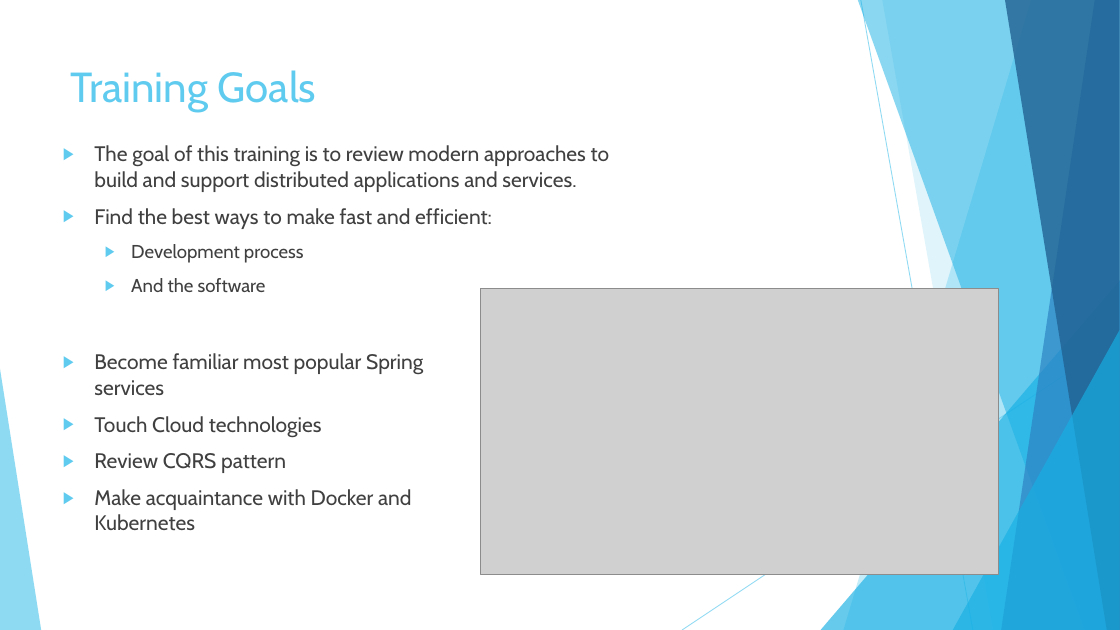
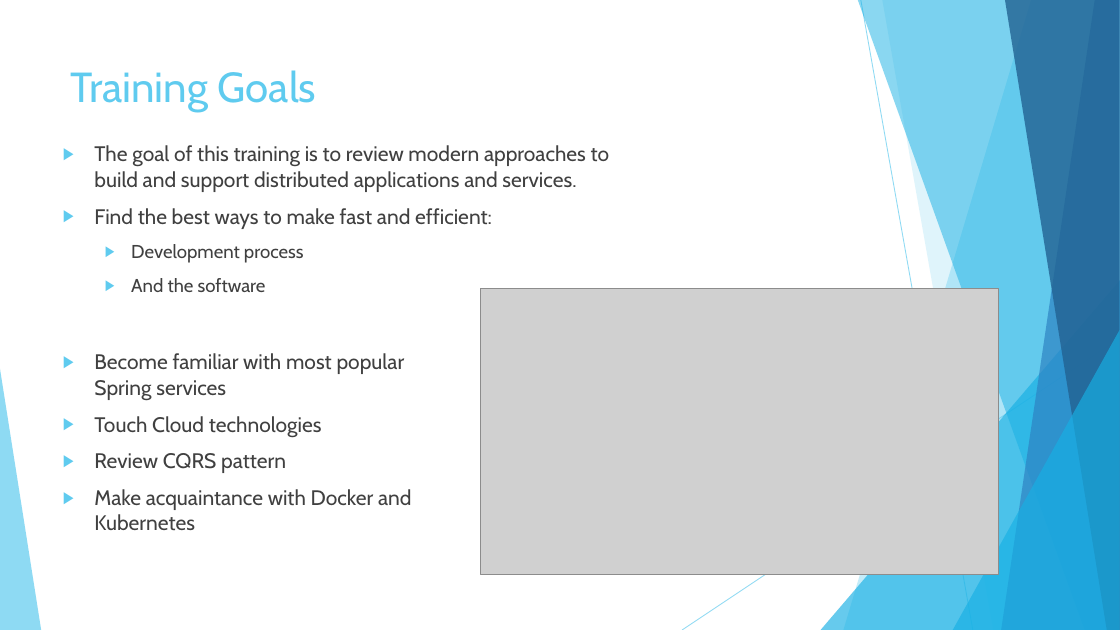
Before and after one commit to vlytsus/springboot-cloud-demo-one, a slide deck: slide 2 of docs/Introduction_To_Microservices_Part_1.pptx. Drawn at 1120x630 pixels with LibreOffice and Linux fonts; fonts in the diff are those of the drawing; grey boxes stand for pictures. Boxes give left, top, right and bottom in pixels: in the first picture for what was removed or moved away, otherwise in the second. Text is boxed around its words. In the diff, an @@ line names an element or a change of style, - is before the commit and + after.

```diff
--- a/docs/Introduction_To_Microservices_Part_1.pptx
+++ b/docs/Introduction_To_Microservices_Part_1.pptx
@@ text at (94, 353, 405, 401): text changed @@
-▶ Become familiar most popular Spring services
+▶ Become familiar with most popular Spring services
```
Also in this commit, not shown: 1 other slide changed, 2 slides added.
